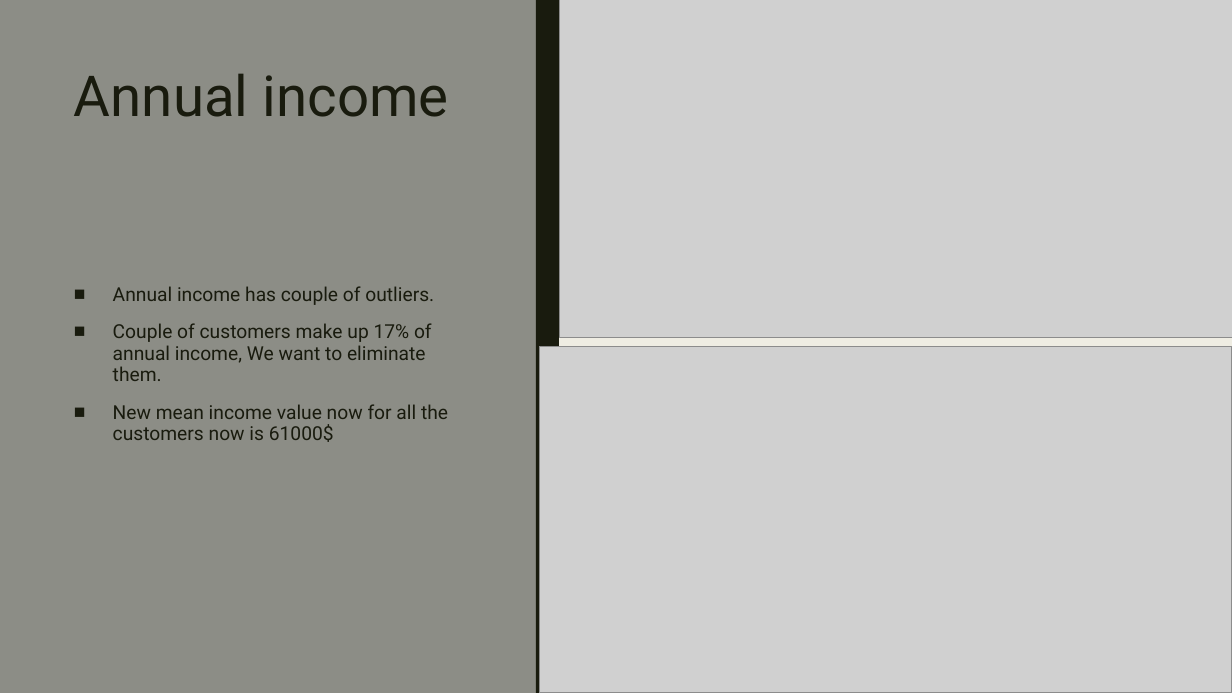
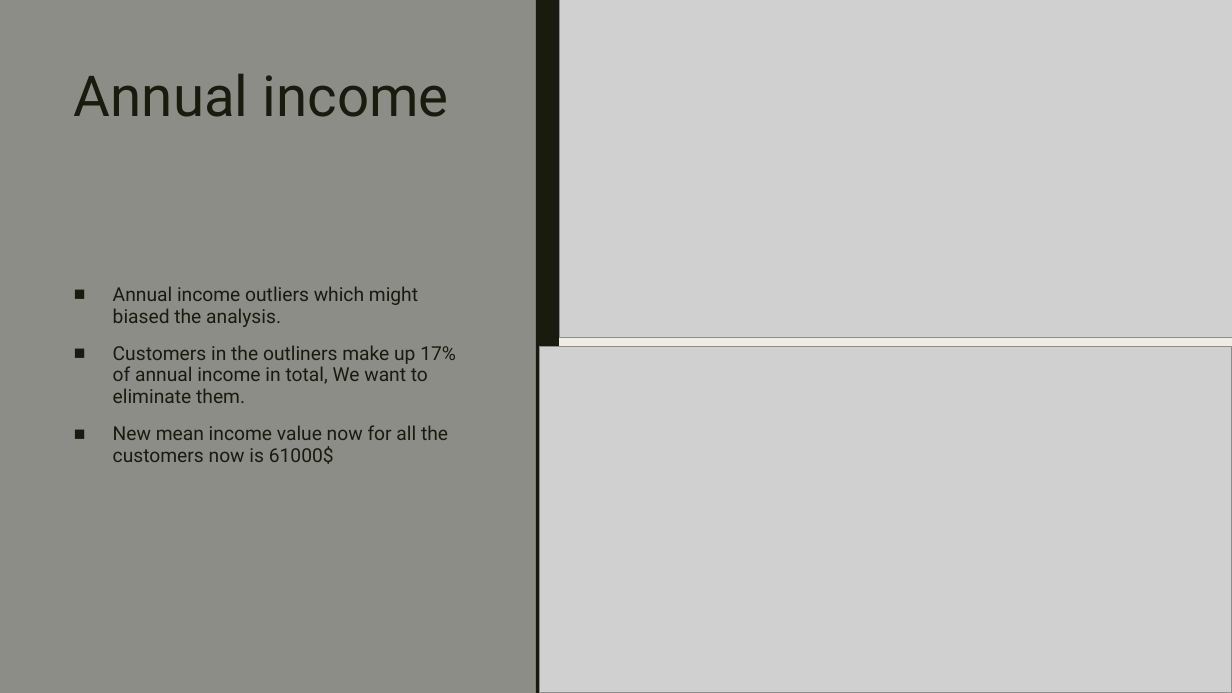
Before and after one commit to npalupunoori/LendingClubCaseStudy, a slide deck: slide 3 of LendingClubCaseStudy.pptx. Drawn at 1232x693 pixels with LibreOffice and Linux fonts; fonts in the diff are those of the drawing; grey boxes stand for pictures. Boxes give left, top, right and bottom in pixels: in the first picture for what was removed or moved away, otherwise in the second. Text is boxed around its words. In the diff, an @@ line names an element or a change of style, - is before the commit and + after.

```diff
--- a/LendingClubCaseStudy.pptx
+++ b/LendingClubCaseStudy.pptx
@@ text at box(113, 286, 456, 403): text changed @@
-■ Annual income has couple of outliers.
-■ Couple of customers make up 17% of annual income, We want to eliminate them.
+■ Annual income outliers which might biased the analysis.
+■ Customers in the outliners make up 17% of annual income in total, We want to eliminate them.
```
Also in this commit, not shown: 4 slides added, 1 other file.
